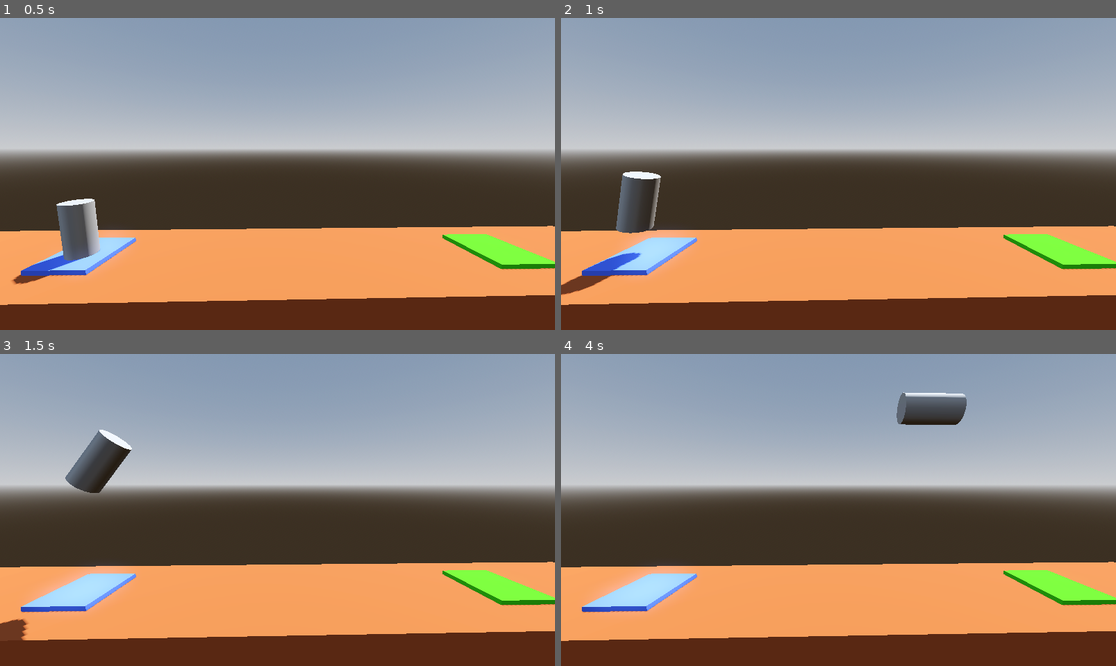
Above: before the commit, frames 1-4 (two rows, left to right).
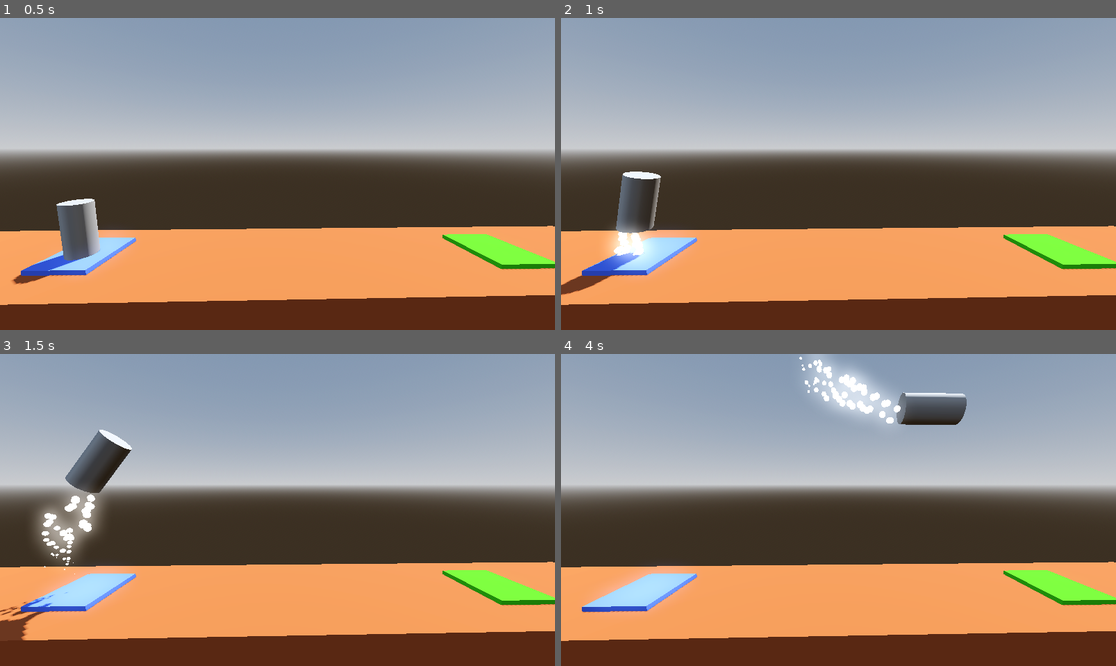
Above: after the commit, the same moments.

Repository: ricky-yosh/project-boost
Game: Godot game, scene res://level/level.tscn
The game is run twice, just before and just after one commit, with the same random seed, the same clock (stepped at 60 frames per second) and the same inputs.
Inputs:
- Up to frame 1 (0.5 s): no input
- Up to frame 2 (1 s): tap Enter at 0.5 s; hold D (rotate_right) from 0.53 s (still down); hold Space (boost) from 0.53 s (still down)
- Up to frame 3 (1.5 s): release D (rotate_right) at 1.28 s; release Space (boost) at 1.28 s; hold A (rotate_left) from 1.28 s (still down); tap Space (boost) at 1.35 s
- Up to frame 4 (4 s): release A (rotate_left) at 2.03 s; hold Space (boost) 2.03-2.78 s; hold D (rotate_right) 2.03-3.53 s; tap Space (boost) at 2.85 s; hold A (rotate_left) from 3.53 s (still down); hold Space (boost) from 3.53 s (still down)

Frame 1 is identical in both runs. In frame 2, 0.8% of the frame differs, in the area x 7-17%, y 66-80%; in frame 3, 2.3%, in the area x 0-19%, y 43-87%; in frame 4, 2.2%.

Commit message:
Add audio to scene

Diff:
--- /dev/null
+++ b/project-boost/booster_particles.tscn
@@ -0,0 +1,36 @@
+[gd_scene load_steps=6 format=3 uid="uid://ux6ivcx1ovdp"]
+
+[sub_resource type="Curve" id="Curve_w7ove"]
+_data = [Vector2(0, 1), 0.0, 1.40451, 0, 0, Vector2(1, 0), -2.21649, 0.0, 0, 0]
+point_count = 2
+
+[sub_resource type="CurveTexture" id="CurveTexture_0capg"]
+curve = SubResource("Curve_w7ove")
+
+[sub_resource type="ParticleProcessMaterial" id="ParticleProcessMaterial_fgg2i"]
+direction = Vector3(0, -1, 0)
+spread = 15.0
+gravity = Vector3(0, 0, 0)
+initial_velocity_min = 2.0
+initial_velocity_max = 4.0
+damping_min = 9.0
+damping_max = 9.0
+scale_curve = SubResource("CurveTexture_0capg")
+
+[sub_resource type="StandardMaterial3D" id="StandardMaterial3D_6pwbh"]
+emission_enabled = true
+emission = Color(1, 1, 1, 1)
+emission_energy_multiplier = 2.0
+
+[sub_resource type="SphereMesh" id="SphereMesh_atjxn"]
+material = SubResource("StandardMaterial3D_6pwbh")
+radius = 0.1
+height = 0.2
+radial_segments = 32
+rings = 16
+
+[node name="BoosterParticles" type="GPUParticles3D"]
+amount = 32
+lifetime = 0.5
+process_material = SubResource("ParticleProcessMaterial_fgg2i")
+draw_pass_1 = SubResource("SphereMesh_atjxn")
--- a/project-boost/level/level_3.tscn
+++ b/project-boost/level/level_4.tscn
@@ -1,7 +1,8 @@
-[gd_scene load_steps=10 format=3 uid="uid://btqqkc4w3jyvw"]
+[gd_scene load_steps=10 format=3 uid="uid://d1gyqxqkc6hws"]
 
-[ext_resource type="Script" uid="uid://ba5b1bhd3cbph" path="res://level/landing_pad.gd" id="1_octfv"]
-[ext_resource type="PackedScene" uid="uid://jchlrc14cq2e" path="res://player.tscn" id="2_ypwww"]
+[ext_resource type="Script" uid="uid://ba5b1bhd3cbph" path="res://level/landing_pad.gd" id="1_klklu"]
+[ext_resource type="PackedScene" uid="uid://jchlrc14cq2e" path="res://player.tscn" id="2_2loia"]
+[ext_resource type="PackedScene" uid="uid://bmvob84ok0hos" path="res://moving_hazard.tscn" id="3_2loia"]
 
 [sub_resource type="ProceduralSkyMaterial" id="ProceduralSkyMaterial_5xgho"]
 sky_horizon_color = Color(0.662243, 0.671743, 0.686743, 1)
@@ -18,9 +19,6 @@
 
 [sub_resource type="StandardMaterial3D" id="StandardMaterial3D_oi3di"]
 albedo_color = Color(0.629615, 0.30163, 0.133145, 1)
-
-[sub_resource type="StandardMaterial3D" id="StandardMaterial3D_lo0xd"]
-albedo_color = Color(1, 0.392157, 1, 1)
 
 [sub_resource type="StandardMaterial3D" id="StandardMaterial3D_0b4ue"]
 albedo_color = Color(0.235294, 0.792157, 0, 1)
@@ -43,18 +41,12 @@
 size = Vector3(30, 8, 5)
 material = SubResource("StandardMaterial3D_oi3di")
 
-[node name="Floor2" type="CSGBox3D" parent="." groups=["Ground"]]
-transform = Transform3D(1, 0, 0, 0, 1, 0, 0, 0, 1, 1.13906, 5.5552, -0.00699043)
-use_collision = true
-size = Vector3(11.423, 2, 3)
-material = SubResource("StandardMaterial3D_lo0xd")
-
 [node name="LandingPad" type="CSGBox3D" parent="." groups=["Goal"]]
 transform = Transform3D(1, 0, 0, 0, 1, 0, 0, 0, 1, 8.90117, 0.0800314, 0.0132987)
 use_collision = true
 size = Vector3(2.06592, 0.169708, 2.46069)
 material = SubResource("StandardMaterial3D_0b4ue")
-script = ExtResource("1_octfv")
+script = ExtResource("1_klklu")
 file_path = "uid://b5ac7qmy382r5"
 
 [node name="LaunchPad" type="CSGBox3D" parent="."]
@@ -66,6 +58,10 @@
 [node name="Camera3D" type="Camera3D" parent="."]
 transform = Transform3D(0.999722, 0.00293502, -0.0234043, 0, 0.992228, 0.12443, 0.0235876, -0.124396, 0.991952, 0.00899559, 4.11882, 7.59874)
 
-[node name="Player" parent="." instance=ExtResource("2_ypwww")]
+[node name="Player" parent="." instance=ExtResource("2_2loia")]
 transform = Transform3D(1, 0, 0, 0, 1, 0, 0, 0, 1, -7.22038, 1.09024, 0.130158)
 boost = 1380
+
+[node name="Moving Hazard" parent="." instance=ExtResource("3_2loia")]
+destination = Vector3(0, 2, 0)
+duration = 3.0
--- /dev/null
+++ b/project-boost/moving_hazard.gd
@@ -0,0 +1,17 @@
+extends AnimatableBody3D
+
+@export var destination: Vector3
+@export var duration: float = 1.0
+
+# Called when the node enters the scene tree for the first time.
+func _ready() -> void:
+	var tween = create_tween()
+	tween.set_loops()
+	tween.set_trans(Tween.TRANS_SINE)
+	tween.tween_property(self, "global_position", global_position + destination, duration)
+	tween.tween_property(self, "global_position", global_position, duration)
+
+
+# Called every frame. 'delta' is the elapsed time since the previous frame.
+func _process(delta: float) -> void:
+	pass
--- /dev/null
+++ b/project-boost/moving_hazard.tscn
@@ -0,0 +1,24 @@
+[gd_scene load_steps=5 format=3 uid="uid://bmvob84ok0hos"]
+
+[ext_resource type="Script" uid="uid://g4g08df6t7j3" path="res://moving_hazard.gd" id="1_4hbcv"]
+
+[sub_resource type="StandardMaterial3D" id="StandardMaterial3D_5tffm"]
+albedo_color = Color(0.690095, 0.690095, 0, 1)
+
+[sub_resource type="BoxMesh" id="BoxMesh_4hbcv"]
+size = Vector3(3, 3, 3)
+
+[sub_resource type="ConvexPolygonShape3D" id="ConvexPolygonShape3D_akx1y"]
+points = PackedVector3Array(-1.5, -1.49971, -1.49971, 1.5, 1.49978, 1.49978, 1.5, -1.49978, 1.49978, 1.5, 1.49978, -1.49978, -1.5, 1.49971, 1.49971, 1.5, -1.49978, -1.49978, -1.5, -1.49971, 1.49971, -1.5, 1.49971, -1.49971)
+
+[node name="Moving Hazard" type="AnimatableBody3D" groups=["Hazard"]]
+script = ExtResource("1_4hbcv")
+
+[node name="MeshInstance3D" type="MeshInstance3D" parent="."]
+transform = Transform3D(1, 0, 0, 0, 1, 0, 0, 0, 1, 0, 2.37974, 0)
+material_override = SubResource("StandardMaterial3D_5tffm")
+mesh = SubResource("BoxMesh_4hbcv")
+
+[node name="CollisionShape3D" type="CollisionShape3D" parent="."]
+transform = Transform3D(1, 0, 0, 0, 1, 0, 0, 0, 1, 0, 2.37974, 0)
+shape = SubResource("ConvexPolygonShape3D_akx1y")
--- a/project-boost/player.gd
+++ b/project-boost/player.gd
@@ -3,28 +3,57 @@
 ## How much vertical force to apply while moving
 @export_range(750, 3000) var boost: int = 1000.0
 @export var torque_trust: int = 100.0
+var is_transitioning: bool = false
+@onready var explosion_audio: AudioStreamPlayer = $ExplosionAudio
+@onready var success_audio: AudioStreamPlayer = $SuccessAudio
+@onready var rocket_audio: AudioStreamPlayer3D = $RocketAudio
+@onready var booster_particles: GPUParticles3D = $BoosterParticles
+@onready var right_booster_particles: GPUParticles3D = $RightBoosterParticles
+@onready var left_booster_particles: GPUParticles3D = $LeftBoosterParticles
 
 # Called every frame. 'delta' is the elapsed time since the previous frame.
 func _process(delta: float) -> void:
 	if Input.is_action_pressed("boost"):
 		apply_central_force(basis.y * delta * boost)
+		booster_particles.emitting = true
+		if rocket_audio.playing == false:
+			rocket_audio.play()
+	else:
+		booster_particles.emitting = false
+		rocket_audio.stop()
 
 	if Input.is_action_pressed("rotate_left"):
 		apply_torque(Vector3(0.0, 0.0, torque_trust * delta))
+		right_booster_particles.emitting = true
+	else:
+		right_booster_particles.emitting = false
 
 	if Input.is_action_pressed("rotate_right"):
 		apply_torque(Vector3(0.0, 0.0, -torque_trust * delta))
+		left_booster_particles.emitting = true
+	else:
+		left_booster_particles.emitting = false
 
 
 func _on_body_entered(body: Node) -> void:
-	if "Goal" in body.get_groups():
-		complete_level(body.file_path)
-	if "Ground" in body.get_groups():
-		crash_sequence()
+	if is_transitioning == false:
+		if "Goal" in body.get_groups():
+			complete_level(body.file_path)
+		if "Ground" in body.get_groups():
+			crash_sequence()
+
+func crash_sequence() -> void:
+	explosion_audio.play()
+	set_process(is_transitioning)
+	is_transitioning = true
+	var tween = create_tween()
+	tween.tween_interval(2.5)
+	tween.tween_callback(get_tree().reload_current_scene)
 
 func complete_level(next_level_file) -> void:
-	get_tree().change_scene_to_file(next_level_file)
-
-func crash_sequence() -> void:
-	print("KABOOM!")
-	get_tree().reload_current_scene()
+	success_audio.play()
+	set_process(is_transitioning)
+	is_transitioning = true
+	var tween = create_tween()
+	tween.tween_interval(1.5)
+	tween.tween_callback(get_tree().change_scene_to_file.bind(next_level_file))
--- a/project-boost/player.tscn
+++ b/project-boost/player.tscn
@@ -1,6 +1,10 @@
-[gd_scene load_steps=4 format=3 uid="uid://jchlrc14cq2e"]
+[gd_scene load_steps=8 format=3 uid="uid://jchlrc14cq2e"]
 
 [ext_resource type="Script" uid="uid://dbt0vu6g43s7e" path="res://player.gd" id="1_4flbx"]
+[ext_resource type="AudioStream" uid="uid://wnrtkji4jyyb" path="res://audio/SFX - Death Explosion.ogg" id="2_onrkg"]
+[ext_resource type="AudioStream" uid="uid://bl3r1pchgfi6v" path="res://audio/SFX - Success.ogg" id="3_i3pqv"]
+[ext_resource type="AudioStream" uid="uid://b0j4lh0yall7q" path="res://audio/SFX - Main engine thrust.ogg" id="4_hqtel"]
+[ext_resource type="PackedScene" path="res://booster_particles.tscn" id="5_sweqy"]
 
 [sub_resource type="CylinderMesh" id="CylinderMesh_hqtel"]
 
@@ -22,4 +26,22 @@
 [node name="CollisionShape3D" type="CollisionShape3D" parent="."]
 shape = SubResource("CylinderShape3D_4flbx")
 
+[node name="ExplosionAudio" type="AudioStreamPlayer" parent="."]
+stream = ExtResource("2_onrkg")
+
+[node name="SuccessAudio" type="AudioStreamPlayer" parent="."]
+stream = ExtResource("3_i3pqv")
+
+[node name="RocketAudio" type="AudioStreamPlayer3D" parent="."]
+stream = ExtResource("4_hqtel")
+
+[node name="BoosterParticles" parent="." instance=ExtResource("5_sweqy")]
+transform = Transform3D(1, 0, 0, 0, 1, 0, 0, 0, 1, 0, -1.10768, 0)
+
+[node name="RightBoosterParticles" parent="." instance=ExtResource("5_sweqy")]
+transform = Transform3D(0.812287, -0.583258, 0, 0.583258, 0.812287, 0, 0, 0, 1, 0.4, -1.108, 0)
+
+[node name="LeftBoosterParticles" parent="." instance=ExtResource("5_sweqy")]
+transform = Transform3D(0.812084, 0.583541, 0, -0.583541, 0.812084, 0, 0, 0, 1, -0.4, -1.108, 0)
+
 [connection signal="body_entered" from="." to="." method="_on_body_entered"]
Not shown, added: project-boost/audio/SFX - Death Explosion.ogg.import
Not shown, added: project-boost/audio/SFX - Main engine thrust.ogg.import
Not shown, added: project-boost/audio/SFX - Success.ogg.import
Not shown, added: project-boost/moving_hazard.gd.uid
Not shown, added: project-boost/audio/SFX - Death Explosion.ogg
Not shown, added: project-boost/audio/SFX - Main engine thrust.ogg
Not shown, added: project-boost/audio/SFX - Success.ogg
